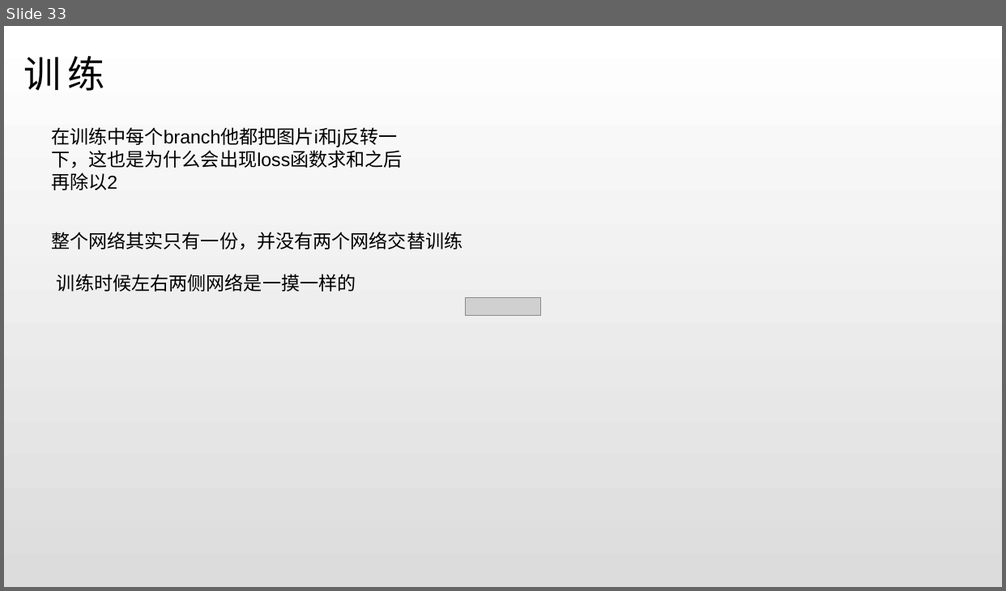
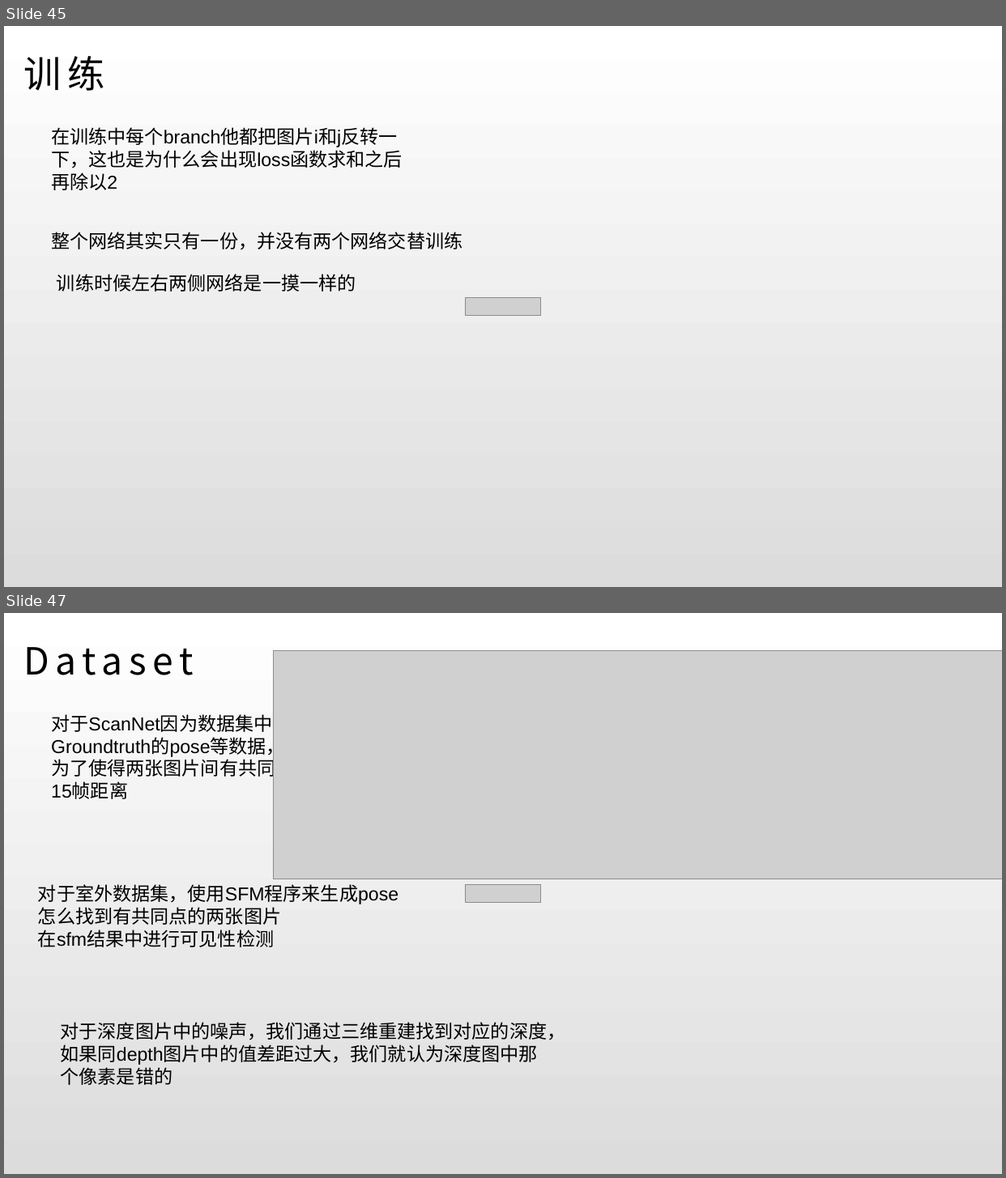
Before and after one commit to iamwangyabin/Awesome-Papers, a slide deck: paper/LF.pptx. Shown one above the other, each under a label of ours: slide 33 before the commit, slides 45 and 47 after it; the slides between them are not shown. The pictures are 1006x591 and 1006x1178 pixels, drawn with LibreOffice and Linux fonts; fonts in the diff are those of the drawing; grey boxes stand for pictures. Boxes give left, top, right and bottom in pixels: in the first picture for what was removed or moved away, otherwise in the second. Text is boxed around its words. In the diff, an @@ line names an element or a change of style, - is before the commit and + after.

```diff
--- a/paper/LF.pptx
+++ b/paper/LF.pptx
@@ slide 47 added at [4,613,1002,1174], background gradient #FFFFFF to #DCDCDC @@
@@ title added at [23,647,194,675], 36 pt, text #000000 @@
+Dataset
@@ picture added at [273,650,1002,879] @@
@@ text added at [51,712,416,799], 18 pt, text #000000 @@
+对于ScanNet因为数据集中其实已经有了Groundtruth的pose等数据，直接使用即可。
+为了使得两张图片间有共同的物体，限制在15帧距离
@@ text added at [38,884,398,948], 18 pt, text #000000 @@
+对于室外数据集，使用SFM程序来生成pose
+怎么找到有共同点的两张图片
+在sfm结果中进行可见性检测
@@ picture added at [466,884,541,903] @@
@@ text added at [61,1022,566,1085], 18 pt, text #000000 @@
+对于深度图片中的噪声，我们通过三维重建找到对应的深度，如果同depth图片中的值差距过大，我们就认为深度图中那个像素是错的
@@ what was slide 33 is now slide 45 @@
```
Also in this commit, not shown: 8 slides changed, 13 other slides added.
